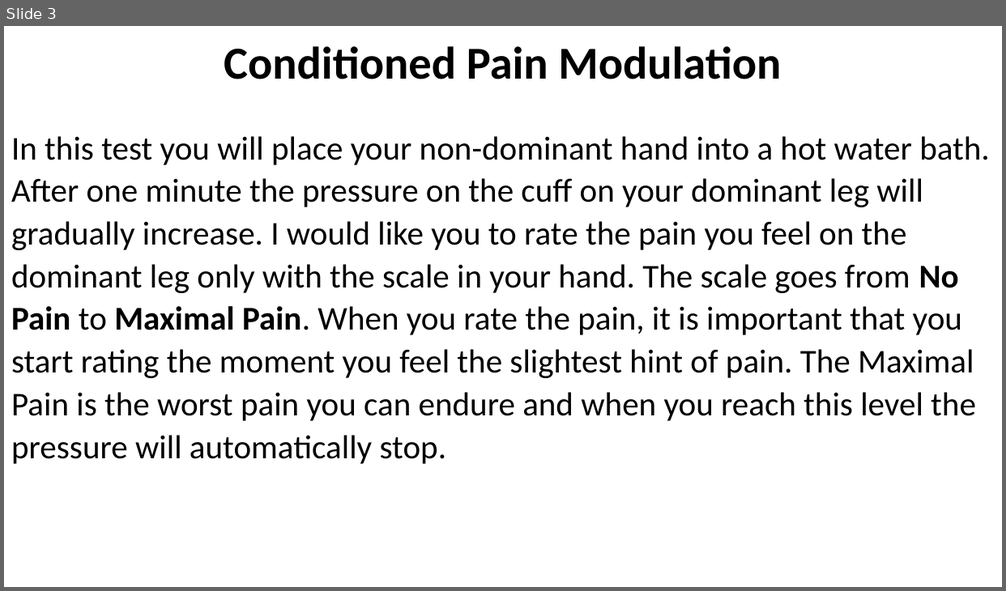
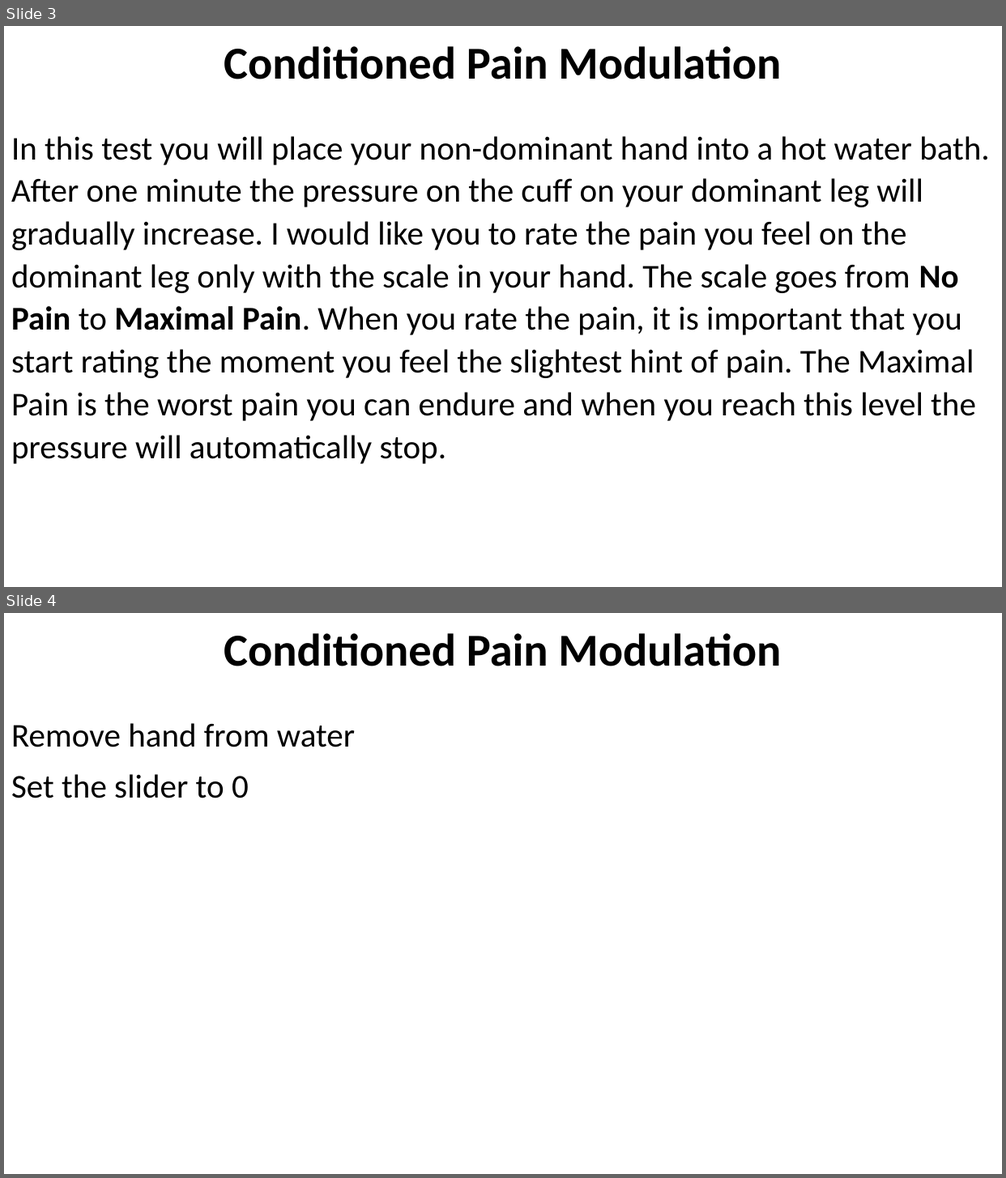
Before and after one commit to LabBench-Society/Protocols.Beta, a slide deck: docs/kuleuven.gbiomed.LaBGAS.SynapsWP2.v1/CPAInstructions_EN.pptx. Shown one above the other, each under a label of ours: slide 3 before the commit, slides 3 and 4 after it. The pictures are 1006x591 and 1006x1178 pixels, drawn with LibreOffice and Linux fonts; fonts in the diff are those of the drawing. Boxes give left, top, right and bottom in pixels: in the first picture for what was removed or moved away, otherwise in the second. Text is boxed around its words. In the diff, an @@ line names an element or a change of style, - is before the commit and + after.

```diff
--- a/docs/kuleuven.gbiomed.LaBGAS.SynapsWP2.v1/CPAInstructions_EN.pptx
+++ b/docs/kuleuven.gbiomed.LaBGAS.SynapsWP2.v1/CPAInstructions_EN.pptx
@@ slide 4 added at [4, 613, 1002, 1174], background #FFFFFF @@
@@ text added at [11, 633, 781, 798], 32 pt, text #000000 @@
+Conditioned Pain Modulation
+Remove hand from water
+Set the slider to 0
```
Also in this commit, not shown: 29 other files.
